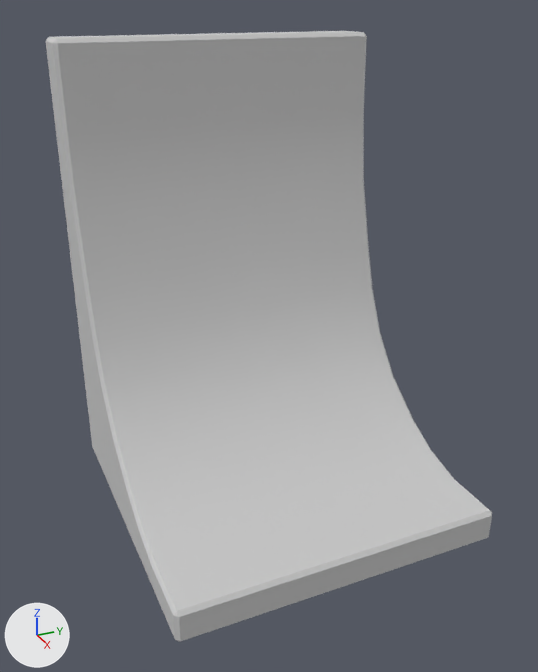
Two versions of the FBX model Assets/Models/HighRamp.fbx, one commit apart.
Before and after are seen from a 50 mm camera at (22.3, -10.2, 9.6) aimed at (0.5, -0.4, -1.3). The axes (+X, +Y, +Z) are drawn at lower left. The lights are the same throughout. Where no turn or scale is listed for an object, it has been applied to the vertices.

The first picture shows 'HighRamp'.
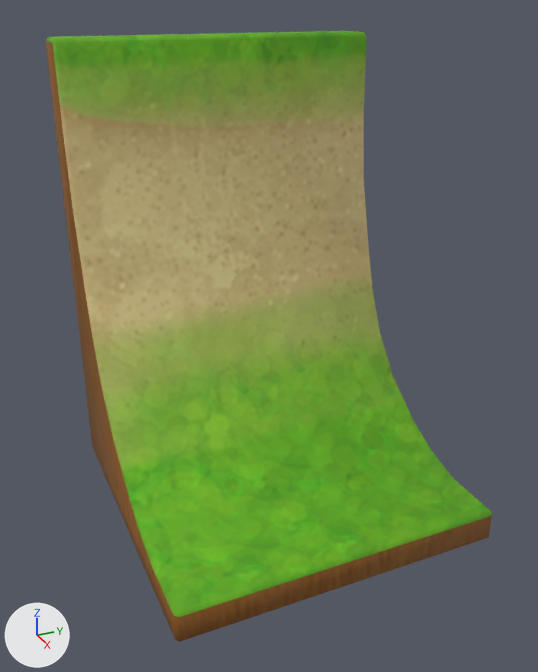
Changed parts and their boxes [x1, y1, x2, y2] in the pictures (538 x 672 px):
```json
{"object": "HighRamp", "change": "recoloured, shading changed", "before": [46, 31, 492, 642], "after": [46, 31, 492, 642]}
```

Scene script edits in JSON lines:
```json
{"op": "add", "block": "img_highramp_jpg", "code": ["img_highramp_jpg = load_image('highramp.jpg', '../Textures/highramp.jpg', 512, 512, 'sRGB')"]}
{"op": "add", "block": "mat_material__38", "code": ["mat_material__38 = principled_material('Material #38')", "mat_material__38.texture = img_highramp_jpg", "mat_material__38.roughness = 0.859"]}
{"block": "me_mesh", "where": "me_mesh.from_pydata(...)  # 66 vertices, 77 faces; spans x -6.0..6.0, y -5.9..5.9, z -8.3..8.3"}
{"block": "me_mesh", "where": "# used by ob_highramp; location = (0.0, 0.0, 0.0)"}
{"op": "remove", "block": "me_mesh", "code": "me_mesh.materials.append(mat_material__25)  # light grey #cacaca"}
{"block": "me_mesh", "change": "me_mesh part 1: edges marked sharp go from 96 to 0"}
{"op": "add", "block": "me_mesh", "code": "me_mesh.materials.append(mat_material__38)  # picture img_highramp_jpg"}
```
